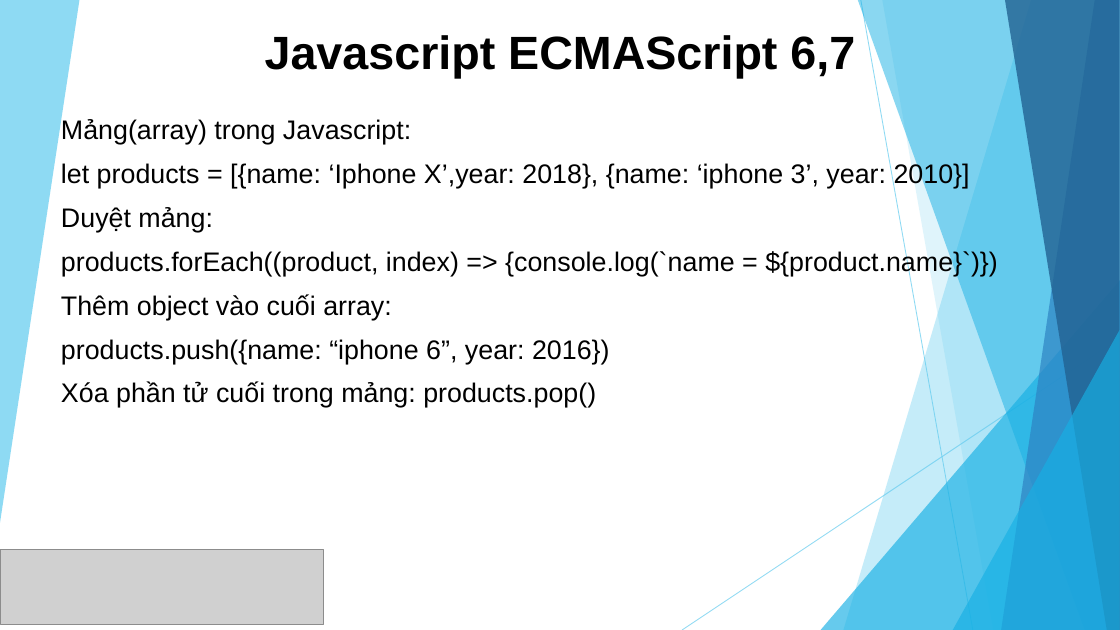
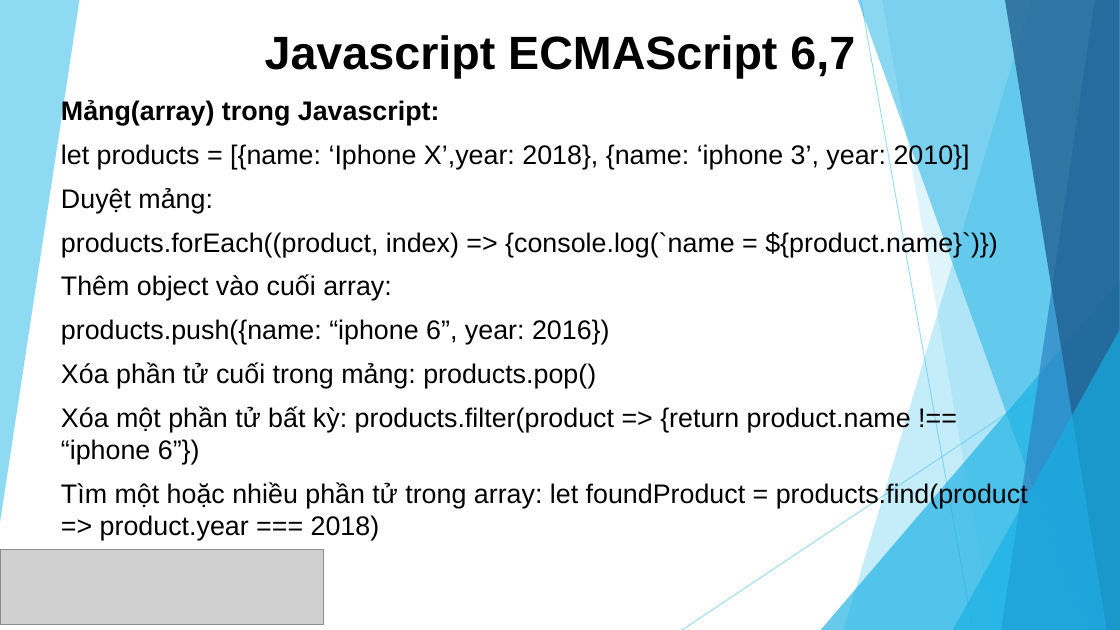
Before and after one commit to sunlight3d/CecomtechReactJST03-2019, a slide deck: slide 12 of Phần 1-Giới thiệu React JS.pptx (slide 10 before the commit). Drawn at 1120x630 pixels with LibreOffice and Linux fonts; fonts in the diff are those of the drawing; grey boxes stand for pictures. Boxes give left, top, right and bottom in pixels: in the first picture for what was removed or moved away, otherwise in the second. Text is boxed around its words. In the diff, an @@ line names an element or a change of style, - is before the commit and + after.

Commit message:
update

```diff
--- a/Phần 1-Giới thiệu React JS.pptx
+++ b/Phần 1-Giới thiệu React JS.pptx
@@ subtitle "Mảng(array) trong Javascript:": place and size @@
-subtitle "Mảng(array) trong Javascript:" at (61, 119, 998, 408)
+subtitle "Mảng(array) trong Javascript:" at (61, 99, 1028, 540)
@@ subtitle at (61, 99, 440, 125): bold on in "Mảng(array) trong Javascript:" @@
@@ subtitle at (61, 406, 1028, 540): paragraphs added @@
+Xóa một phần tử bất kỳ: products.filter(product => {return product.name !== “iphone 6”})
+Tìm một hoặc nhiều phần tử trong array: let foundProduct = products.find(product => product.year === 2018)
```
Also in this commit, not shown: 2 other slides changed, 5 slides added.
